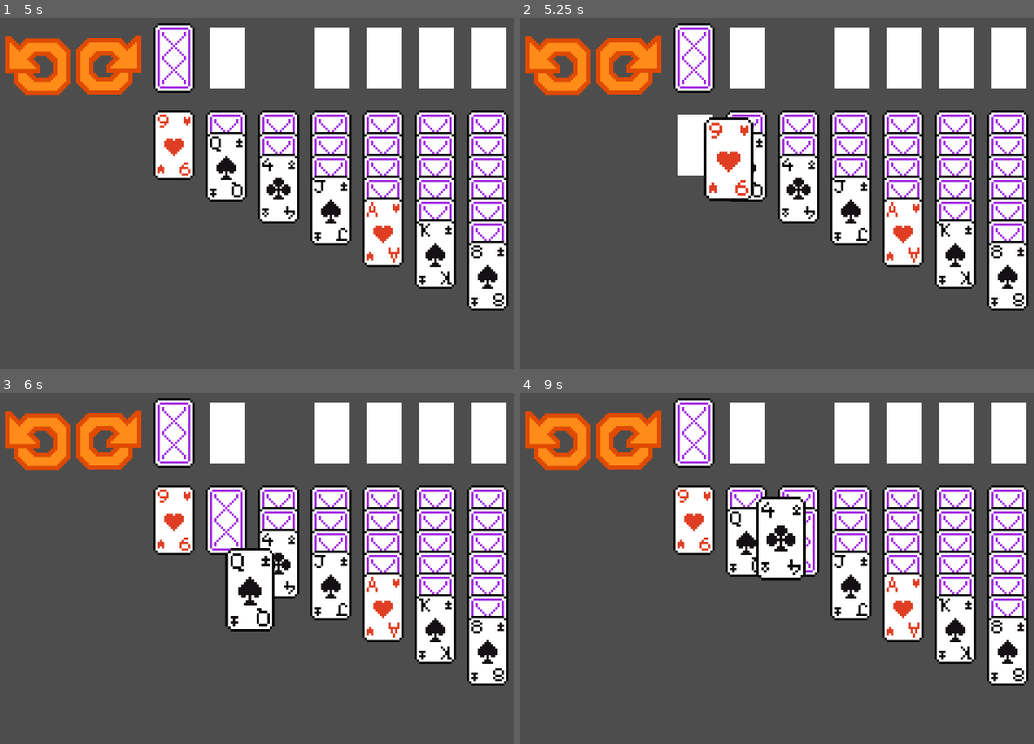
Above: before the commit, frames 1-4 (two rows, left to right).
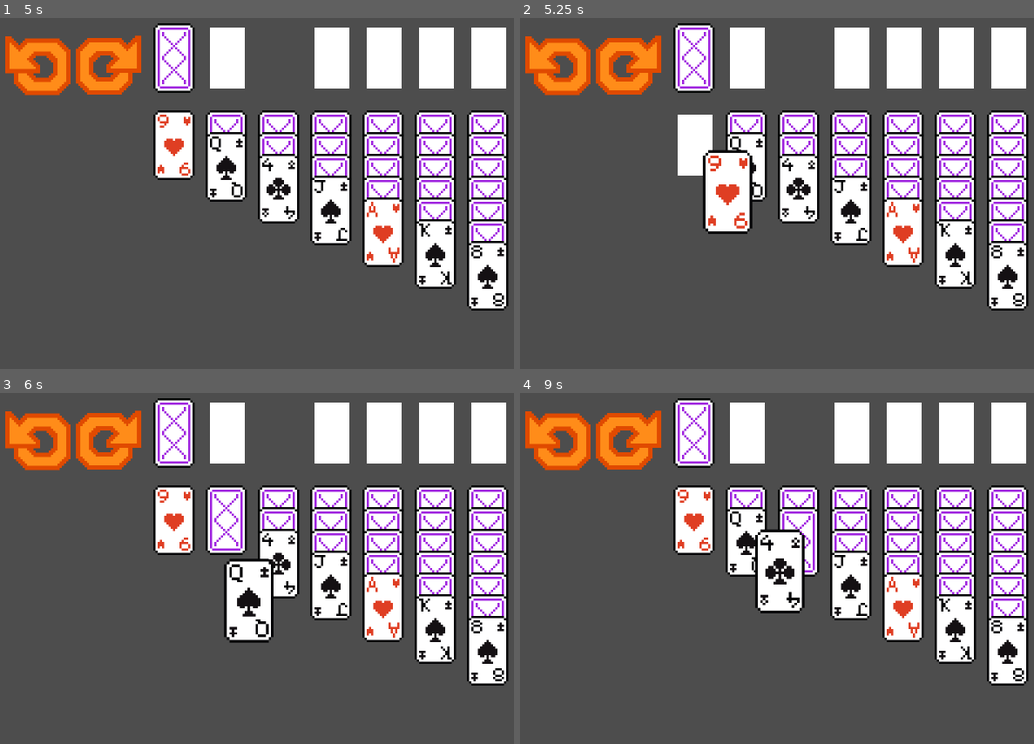
Above: after the commit, the same moments.

Repository: VortexAI-beta/solitaire
Game: Godot game, scene res://main.tscn
The game is run twice, just before and just after one commit, with the same random seed, the same clock (stepped at 60 frames per second) and the same inputs.
Inputs (mouse positions are in pixels of both pictures, inside the frame that each line leads up to):
- Up to frame 1 (5 s): click (35, 63) at 0.5 s; click (107, 63) at 1.25 s; click (35, 63) at 2 s; click (107, 63) at 2.75 s; click (35, 63) at 3.5 s; click (107, 63) at 4.25 s
- Up to frame 2 (5.25 s): tap Enter at 5 s; drag from (694, 144) to (797, 189) at 5.02 s
- Up to frame 3 (6 s): drag from (226, 519) to (298, 663) at 5.77 s
- Up to frame 4 (9 s): move the mouse to (746, 540) at 6.52 s; click (746, 540) at 6.67 s; tap Space at 7.25 s; drag from (797, 519) to (643, 526) at 7.27 s; tap Enter at 8 s; drag from (797, 540) to (884, 586) at 8.02 s; drag from (797, 564) to (746, 487) at 8.77 s

Frame 1 is identical in both runs. In frame 2, 2.2% of the frame differs, in the area x 35-46%, y 28-62%; in frame 3, 1.5%; in frame 4, 2.3%, in the area x 45-56%, y 29-63%.

Commit message:
Added undo redo for return to deck + fixed bug where draw from deck would not trigger an update

Diff:
--- a/main.gd
+++ b/main.gd
@@ -3,13 +3,13 @@
 var card_scene = preload("res://card.tscn")
 var pile_scene = preload("res://pile.tscn")
 
-var card_width = 30
-var card_length = 40
-var buffer = 10
+const card_width = 30
+const card_length = 40
+const buffer = 10
+const drag_offset: Vector2 = Vector2(0,15)
 
 # Used for draggin cards
 var dragging_card: Card = null
-var drag_offset: Vector2 = Vector2.ZERO
 var original_position: Vector2 = Vector2.ZERO
 var original_parent: Node = null
 var original_pile_index: int = -1;
@@ -86,7 +86,6 @@
     dragging_card = card
     original_position = card.position
     original_parent = card.get_parent()
-    drag_offset = card.global_position - get_global_mouse_position()
 
     var tween = create_tween();
     tween.tween_property(card, 'scale', Vector2(1.2,1.2), Constants.card_consts.tween_speed)
@@ -98,25 +97,7 @@
     card.z_index=100
 
 func draw_from_deck():
-    move_manager.draw_from_deck(deck, waste)
-    # var position = waste.position
-
-    # for card in waste.cards:
-    #     card.position = Vector2(0,0)
-
-    # var cards: Array[Card] = deck.cards.slice(max(0,deck.cards.size()-3),  deck.cards.size());
-    # cards.reverse();
-    # for card in cards:
-    #     card.flip();
-    #     deck.remove_stack(card)
-    #     waste.add_stack(card)
-
-    # for i in range(cards.size()):
-    #     var card = cards[i]
-    #     if i == 0:
-    #         card.position = Vector2(0, 0)
-    #     else:
-    #         card.position = Vector2(10, 0)
+    move_manager.draw_from_deck()
 
 func get_card_pile(card: Card):
     if card.location == Pile.PileType.Deck:
@@ -135,9 +116,6 @@
         tween.tween_property(dragging_card, 'scale', Vector2(1.1,1.1), Constants.card_consts.tween_speed)
 
         var areas = dragging_card.get_overlapping_areas()
-
-        # var cards = areas.filter(func (x): return x is Card) as Array[Card]
-        # var overlapping_piles = areas.filter(func (x): return x is Pile) as Array[Pile]
 
         var cards: Array[Card] = []
         var overlapping_piles: Array[Pile]= []
@@ -243,27 +221,16 @@
     else:
         return target_card.suit == Card.Suits.Heart or target_card.suit == Card.Suits.Diamond
 
-func find_card_on_foundation(card: Card):
-    # will come back to this
-
-    return -1;
-
 # Called every frame. 'delta' is the elapsed time since the previous frame.
 func _process(delta: float) -> void:
     if dragging_card:
         dragging_card.global_position = get_global_mouse_position() + drag_offset
 
 # turn the waste pile back onto the deck
-func _on_area_2d_input_event(_viewport: Node, event: InputEvent, _shape_idx: int) -> void:
+func _on_deck_area_click(_viewport: Node, event: InputEvent, _shape_idx: int) -> void:
     if event is InputEventMouseButton:
         if event.pressed and event.button_index == MOUSE_BUTTON_LEFT:
-            if (deck.cards.size() == 0):
-                for card in waste.cards:
-                    card.flip();
-                waste.cards.reverse()
-                for card in waste.cards:
-                    waste.remove_stack(card)
-                    deck.add_stack(card)
+            move_manager.return_waste_to_deck()
 
 #Debug
 func _print_card(card: Card):
--- a/main.tscn
+++ b/main.tscn
@@ -21,8 +21,10 @@
 deck = NodePath("Deck")
 waste = NodePath("Waste")
 
-[node name="MoveManager" parent="." unique_id=1411783430 instance=ExtResource("2_1bvp3")]
+[node name="MoveManager" parent="." unique_id=1411783430 node_paths=PackedStringArray("waste", "deck") instance=ExtResource("2_1bvp3")]
 script = ExtResource("3_lquwl")
+waste = NodePath("../Waste")
+deck = NodePath("../Deck")
 
 [node name="Pile1" parent="." unique_id=352292858 instance=ExtResource("2_0xm2m")]
 position = Vector2(-72, 20)
@@ -92,6 +94,6 @@
 offset_bottom = -2.0
 texture_normal = SubResource("AtlasTexture_lquwl")
 
-[connection signal="input_event" from="Deck" to="." method="_on_area_2d_input_event"]
+[connection signal="input_event" from="Deck" to="." method="_on_deck_area_click"]
 [connection signal="button_down" from="undo" to="." method="_on_undo_button_down"]
 [connection signal="button_down" from="redo" to="." method="_on_redo_button_down"]
--- a/move_manager.gd
+++ b/move_manager.gd
@@ -1,20 +1,23 @@
 extends Node
 
 class_name MoveManager
+
+@export var waste: Pile
+@export var deck: Pile
 
 var undo_redo = UndoRedo.new()
 
 func move_card_between_piles(card: Card, from_pile: Pile, to_pile: Pile, old_position: Vector2 = Vector2(0, 0)):
     undo_redo.create_action("move card (" + Card.Suits.keys()[card.suit] + "," + str(card.value) + ") from pile (" + Pile.PileType.keys()[from_pile.pile_type] + "," + str(from_pile.idx) + ") to pile (" + Pile.PileType.keys()[to_pile.pile_type] + "," + str(to_pile.idx) + ")")
 
-    var is_top_card = from_pile.is_top_card(card)
+    var should_flip_card = from_pile.should_flip_next_card(card)
 
     print(old_position)
 
     undo_redo.add_do_method(from_pile.remove_stack.bind(card));
     undo_redo.add_do_method(to_pile.add_stack.bind(card));
 
-    if (from_pile.pile_type == Pile.PileType.Pile && is_top_card):
+    if (from_pile.pile_type == Pile.PileType.Pile && should_flip_card):
         undo_redo.add_do_method(from_pile.flip_top_card)
         undo_redo.add_undo_method(from_pile.flip_top_card)
 
@@ -25,7 +28,7 @@
     undo_redo.commit_action()
 
 
-func draw_from_deck(deck: Pile, waste: Pile):
+func draw_from_deck():
     undo_redo.create_action("draw from deck")
 
     for card in waste.cards:
@@ -59,6 +62,26 @@
         undo_redo.add_undo_property(card, 'position', pos)
     undo_redo.commit_action()
 
+func return_waste_to_deck():
+    if (deck.cards.size() == 0):
+        undo_redo.create_action("return waste to deck")
+        for card in waste.cards:
+            undo_redo.add_do_method(card.flip)
+            undo_redo.add_undo_method(card.flip)
+
+        for card in waste.cards:
+            var pos = card.position
+            undo_redo.add_undo_method(deck.remove_stack.bind(card))
+            undo_redo.add_undo_method(waste.add_stack.bind(card))
+            undo_redo.add_undo_property(card, 'position', pos)
+
+        waste.cards.reverse()
+
+        for card in waste.cards:
+            undo_redo.add_do_method(waste.remove_stack.bind(card))
+            undo_redo.add_do_method(deck.add_stack.bind(card))
+        undo_redo.commit_action()
+
 func undo():
     undo_redo.undo()
 
--- a/pile.gd
+++ b/pile.gd
@@ -84,8 +84,13 @@
     #     if not top_card.face_up:
     #         top_card.flip()
 
-func is_top_card(card: Card):
-    return card == cards.back()
+func should_flip_next_card(card: Card) -> bool:
+    var card_idx = cards.find(card)
+    if card_idx < 1: return false
+
+    if !cards[card_idx-1].face_up:
+        return true
+    return false
 
 func flip_top_card():
     cards.back().flip()
Not shown, changed: task_list.md
